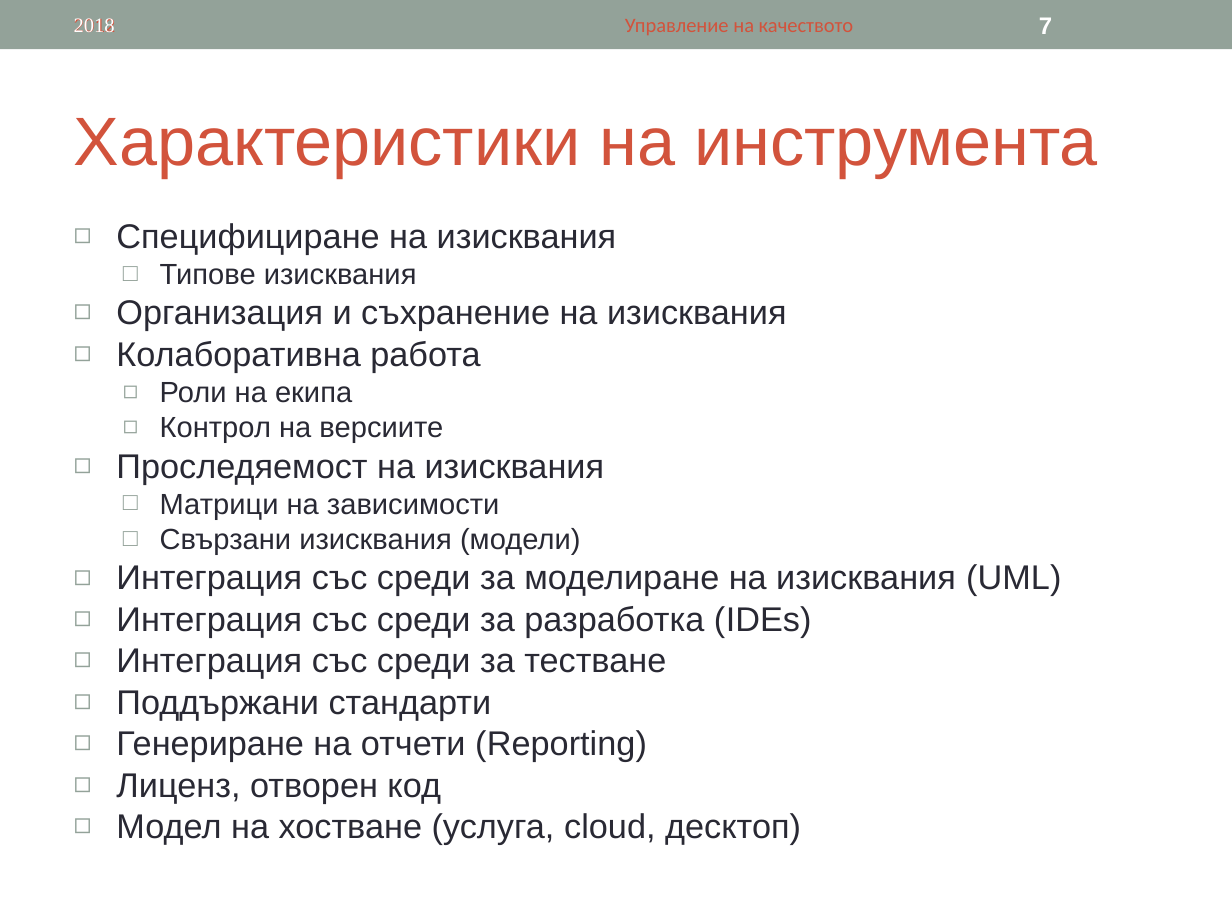
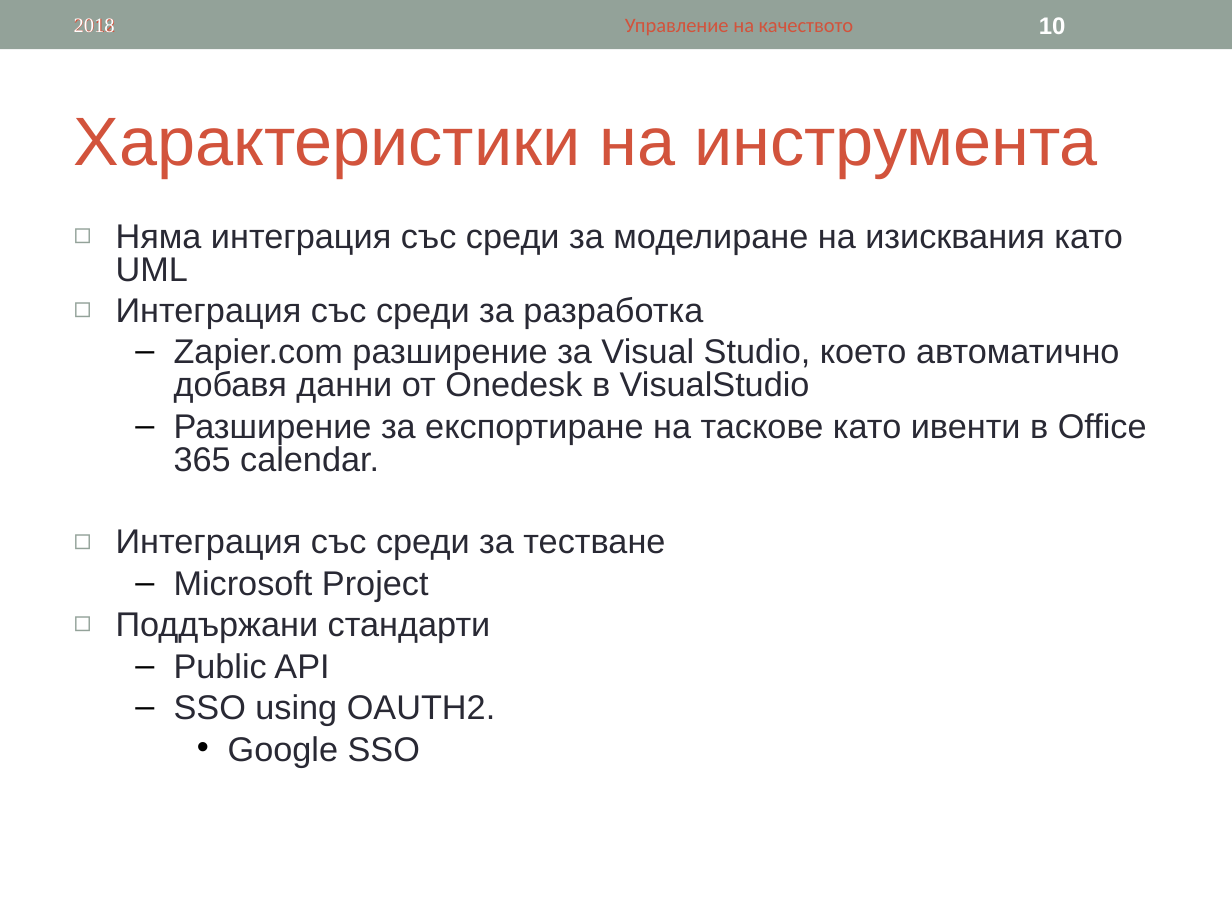
Before and after one commit to tsetsoo/ASIProject, a slide deck: slide 10 of OneDesk.ppt (slide 7 before the commit). Drawn at 1232x924 pixels with LibreOffice and Linux fonts; fonts in the diff are those of the drawing. Boxes give left, top, right and bottom in pixels: in the first picture for what was removed or moved away, otherwise in the second. Text is boxed around its words. In the diff, an @@ line names an element or a change of style, - is before the commit and + after.

```diff
--- a/OneDesk.ppt
+++ b/OneDesk.ppt
@@ page number at box(1039, 17, 1066, 34): text changed @@
-7
+10
@@ text at box(116, 224, 1147, 472): text changed @@
-◻ Специфициране на изисквания
-  □ Типове изисквания
-◻ Организация и съхранение на изисквания
-◻ Колаборативна работа
-  ◻ Роли на екипа
-  ◻ Контрол на версиите
-◻ Проследяемост на изисквания
-  □ Матрици на зависимости
-  □ Свързани изисквания (модели)
-◻ Интеграция със среди за моделиране на изисквания (UML)
-◻ Интеграция със среди за разработка (IDEs)
+◻ Няма интеграция със среди за моделиране на изисквания като UML
+◻ Интеграция със среди за разработка
+  – Zapier.com разширение за Visual Studio, което автоматично добавя данни от Onedesk в VisualStudio
+  – Разширение за експортиране на таскове като ивенти в Office 365 calendar.
@@ text at box(116, 529, 665, 643): indent changed @@
@@ text at box(174, 570, 429, 601): paragraph added @@
+  – Microsoft Project
@@ text at box(174, 653, 495, 767): text changed @@
-◻ Генериране на отчети (Reporting)
-◻ Лиценз, отворен код
-◻ Модел на хостване (услуга, cloud, десктоп)
+  – Public API
+  – SSO using OAUTH2.
+    • Google SSO
```
Also in this commit, not shown: 3 other slides changed, 5 slides added.
